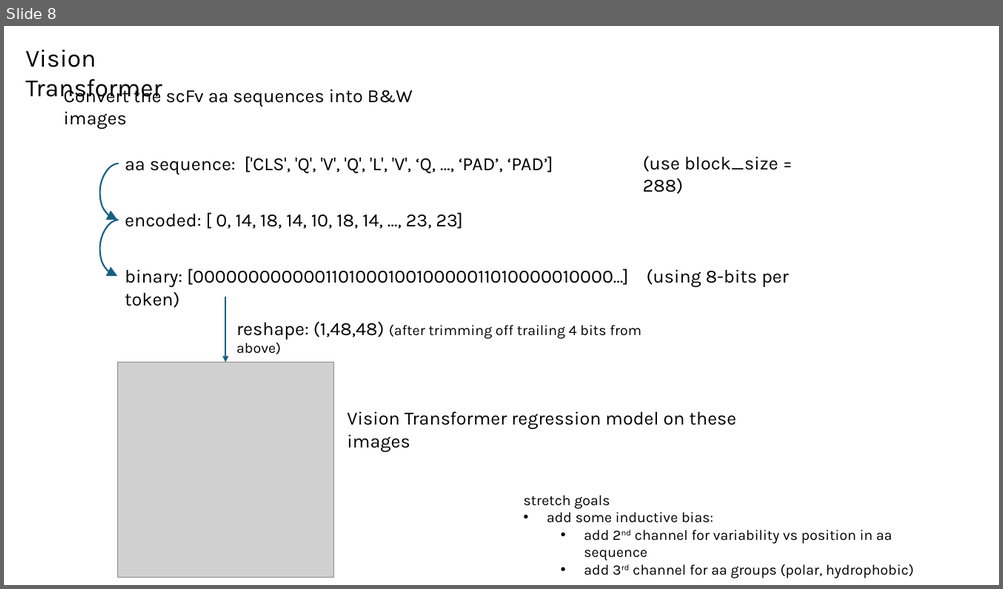
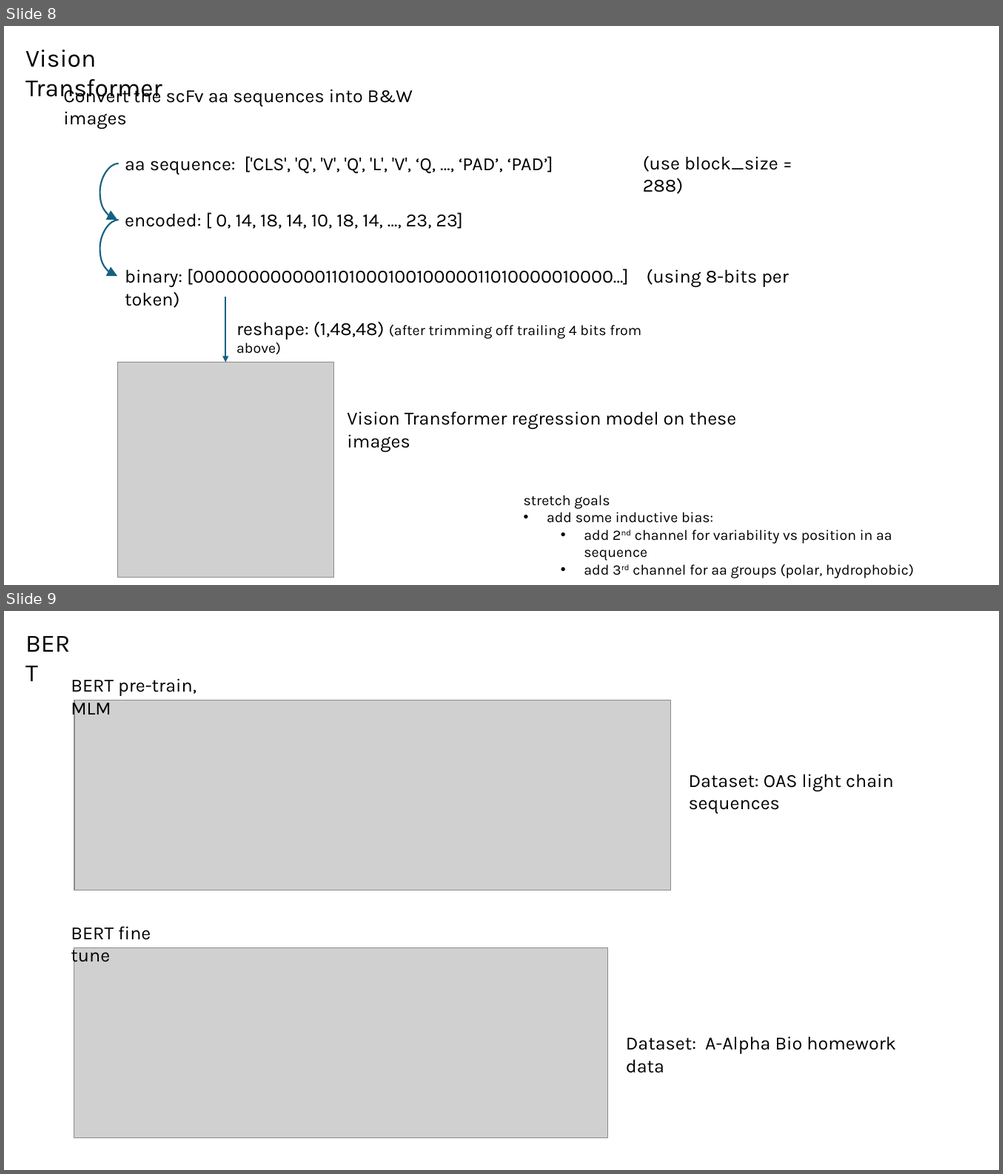
Before and after one commit to planaria158/BERT-antibody-antigen-binding-energy, a slide deck: Homework-aAlphaBio.pptx. Shown one above the other, each under a label of ours: slide 8 before the commit, slides 8 and 9 after it. The pictures are 1003x589 and 1003x1174 pixels, drawn with LibreOffice and Linux fonts; fonts in the diff are those of the drawing; grey boxes stand for pictures. Boxes give left, top, right and bottom in pixels: in the first picture for what was removed or moved away, otherwise in the second. Text is boxed around its words. In the diff, an @@ line names an element or a change of style, - is before the commit and + after.

```diff
--- a/Homework-aAlphaBio.pptx
+++ b/Homework-aAlphaBio.pptx
@@ slide 9 added at (4, 611, 999, 1170), background #FFFFFF @@
@@ text added at (18, 624, 89, 661), 24 pt, text #000000 @@
+BERT
@@ text added at (71, 678, 196, 719), 18 pt, text #000000 @@
+BERT pre-train, MLM
@@ picture added at (74, 701, 670, 891) @@
@@ text added at (688, 774, 893, 814), 18 pt, text #000000 @@
+Dataset: OAS light chain sequences
@@ text added at (71, 926, 151, 967), 18 pt, text #000000 @@
+BERT fine tune
@@ picture added at (74, 948, 608, 1139) @@
@@ text added at (626, 1037, 896, 1073), 18 pt, text #000000 @@
+Dataset: A-Alpha Bio homework data
```
Also in this commit, not shown: 3 slides changed, 1 other slide added, 4 other files.
